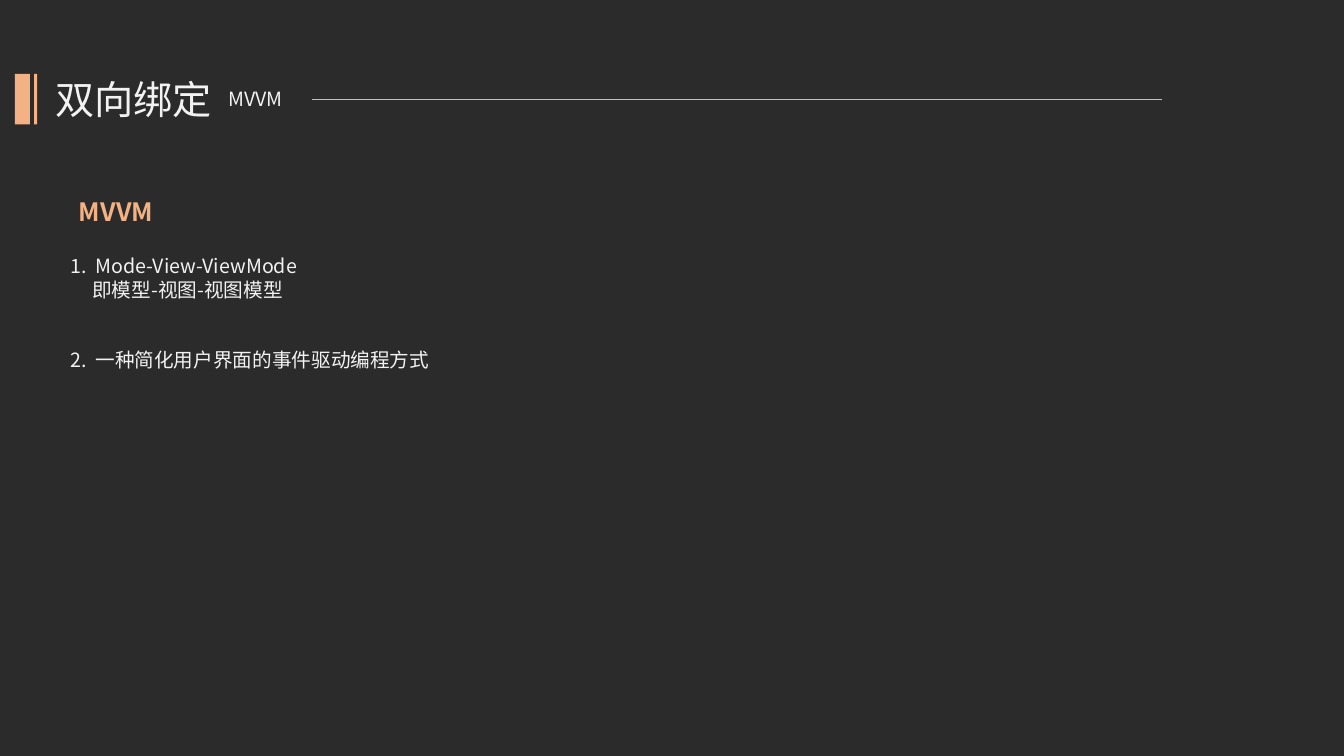
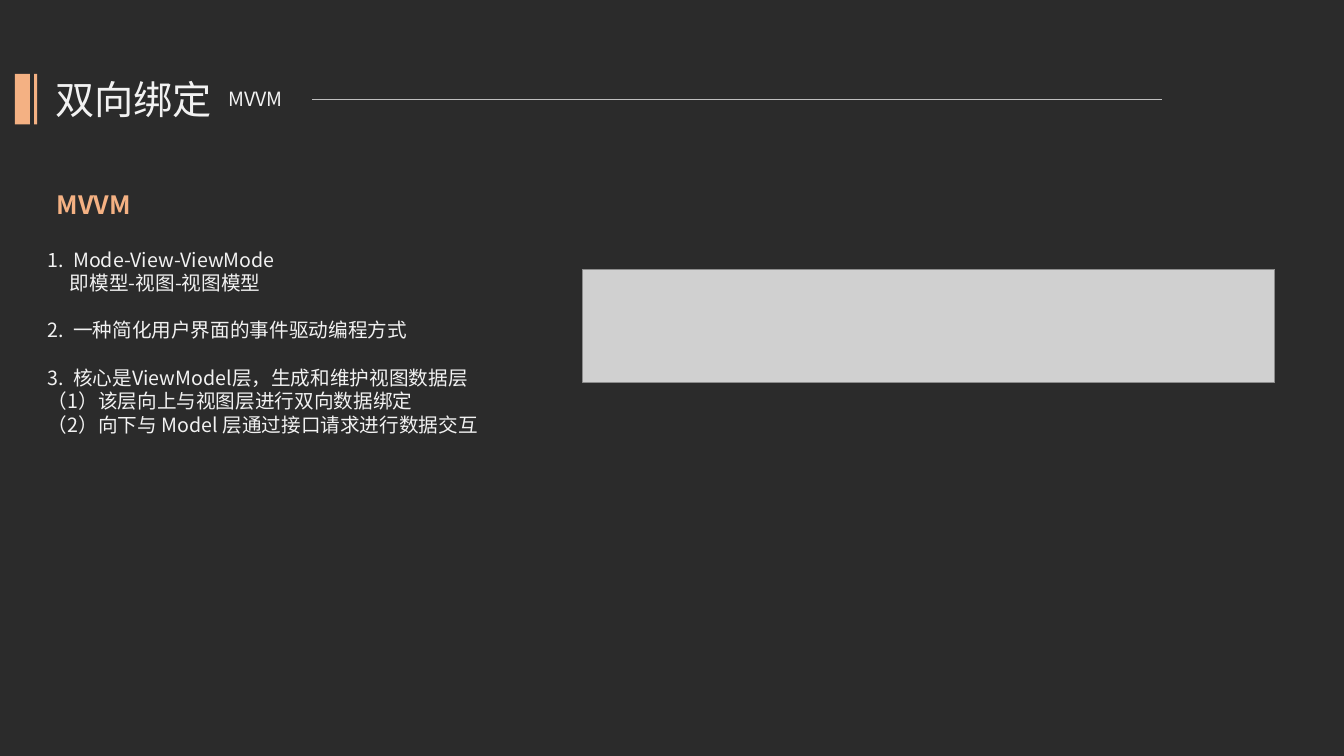
Before and after one commit to kcikkick/mvvm-demo, a slide deck: slide 4 of ppt/mvvm-demo.pptx. Drawn at 1344x756 pixels with LibreOffice and Linux fonts; fonts in the diff are those of the drawing; grey boxes stand for pictures; background and template pictures are left out; a plain dark background stands for a picture behind light text. Boxes give left, top, right and bottom in pixels: in the first picture for what was removed or moved away, otherwise in the second. Text is boxed around its words. In the diff, an @@ line names an element or a change of style, - is before the commit and + after.

```diff
--- a/ppt/mvvm-demo.pptx
+++ b/ppt/mvvm-demo.pptx
@@ text "MVVM" moved from (x1=79, y1=202, x2=153, y2=221) to (x1=57, y1=195, x2=131, y2=214) @@
@@ text "1. Mode-View-ViewMode" moved from (x1=70, y1=257, x2=429, y2=369) to (x1=48, y1=251, x2=477, y2=434) @@
@@ picture added at (x1=583, y1=269, x2=1274, y2=382) @@
@@ text at (x1=48, y1=368, x2=477, y2=434): paragraphs added @@
+3. 核心是ViewModel层，生成和维护视图数据层
+（1）该层向上与视图层进行双向数据绑定
+（2）向下与 Model 层通过接口请求进行数据交互
```
Also in this commit, not shown: 17 other slides changed, 5 slides added, 1 slide removed, 2 other files.
